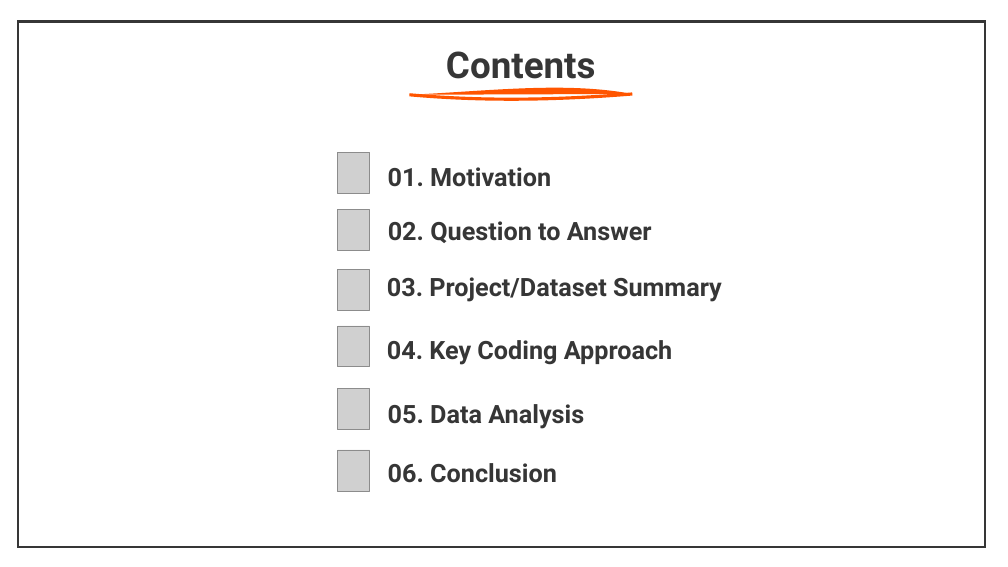
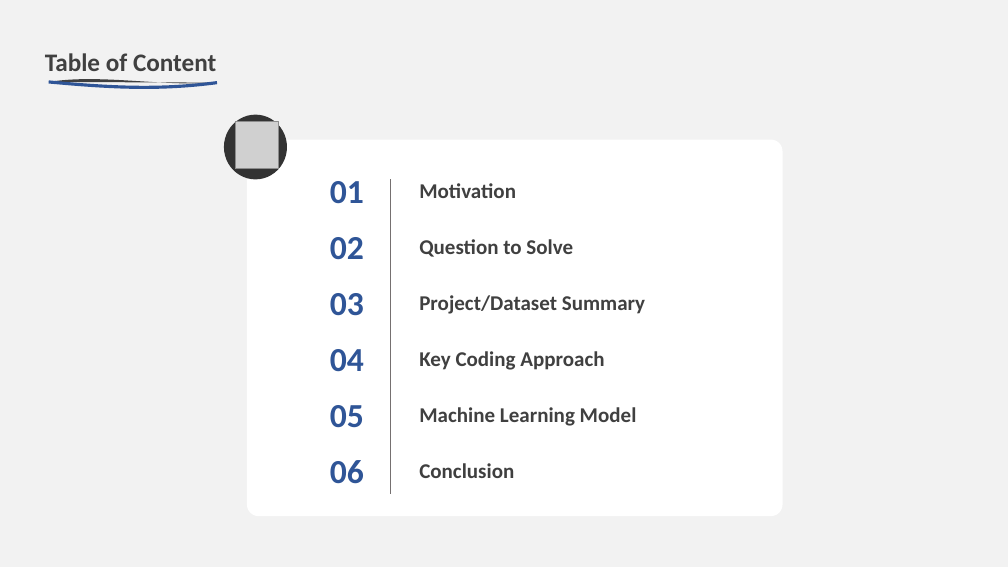
Before and after one commit to hej6853/Rowdy_Rooster_Project3, a slide deck: slide 2 of Factfulness_FINAL.pptx (slide 4 before the commit). Drawn at 1008x567 pixels with LibreOffice and Linux fonts; fonts in the diff are those of the drawing; grey boxes stand for pictures. Boxes give left, top, right and bottom in pixels: in the first picture for what was removed or moved away, otherwise in the second. Text is boxed around its words. In the diff, an @@ line names an element or a change of style, - is before the commit and + after.

```diff
--- a/Factfulness_FINAL.pptx
+++ b/Factfulness_FINAL.pptx
@@ background #FFFFFF to #F2F2F2 @@
@@ rectangle removed at box(17, 22, 985, 547) @@
@@ text added at box(45, 53, 216, 71), 24 pt, text #404040, bold @@
+Table of Content
@@ text removed at box(446, 51, 596, 88) @@
-Contents
@@ freeform shape added at box(48, 79, 217, 82), fill #404040, outline #2F5597 3 pt @@
@@ ellipse added at box(224, 115, 287, 180), fill #333333 @@
@@ freeform shape removed at box(410, 91, 633, 95) @@
@@ picture added at box(235, 121, 278, 169) @@
@@ rounded rectangle added at box(247, 140, 783, 516), fill #FFFFFF @@
@@ text at box(419, 183, 516, 198): text changed; size 24 to 20 pt; font Roboto to Calibri; text colour #363636 to #404040 @@
-01. Motivation
+Motivation
@@ text at box(419, 239, 573, 257): text changed; size 24 to 20 pt; font Roboto to Calibri; text colour #363636 to #404040 @@
-02. Question to Answer
+Question to Solve
@@ text at box(419, 295, 645, 314): text changed; size 24 to 20 pt; font Roboto to Calibri; text colour #363636 to #404040 @@
-03. Project/Dataset Summary
+Project/Dataset Summary
@@ text at box(419, 351, 604, 370): text changed; size 24 to 20 pt; font Roboto to Calibri; text colour #363636 to #404040 @@
-04. Key Coding Approach
+Key Coding Approach
@@ group added at box(330, 179, 637, 495): 7 texts, 1 line @@
+01
+02
+03
+04
+05
+06
+Machine Learning Model
@@ group removed at box(250, 133, 759, 529): 6 pictures, 1 freeform shape, 1 text @@
-05. Data Analysis
@@ text at box(419, 463, 514, 478): text changed; size 24 to 20 pt; font Roboto to Calibri; text colour #363636 to #3F3F3F @@
-06. Conclusion
+Conclusion
```
Also in this commit, not shown: 4 other slides changed, 2 slides added, 1 slide removed, 4 other files.
